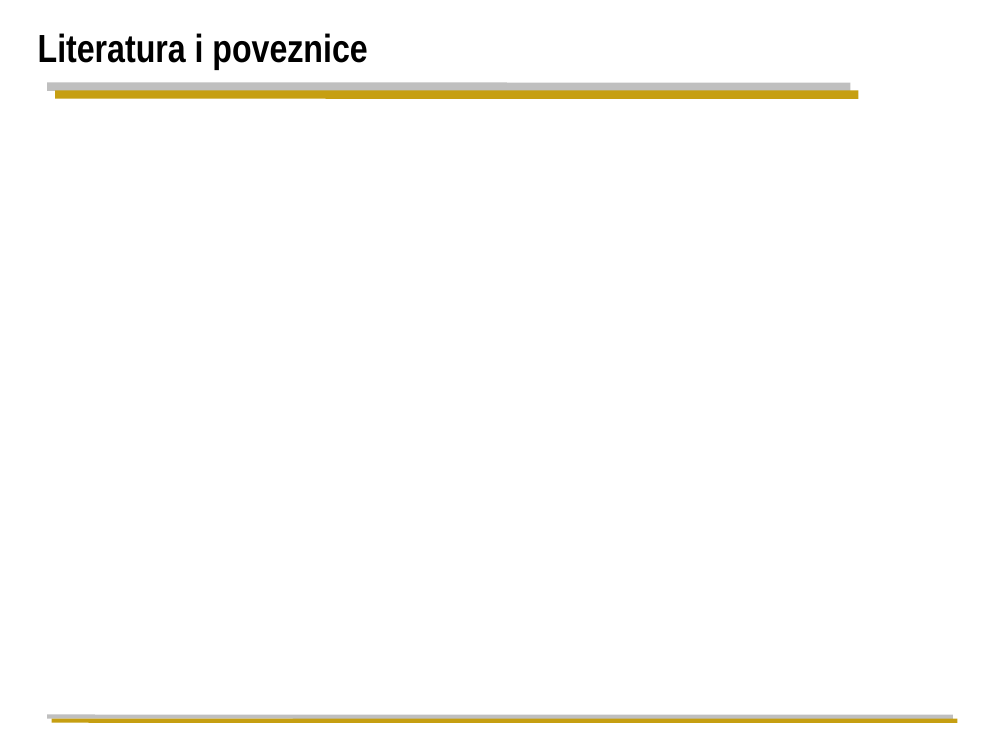
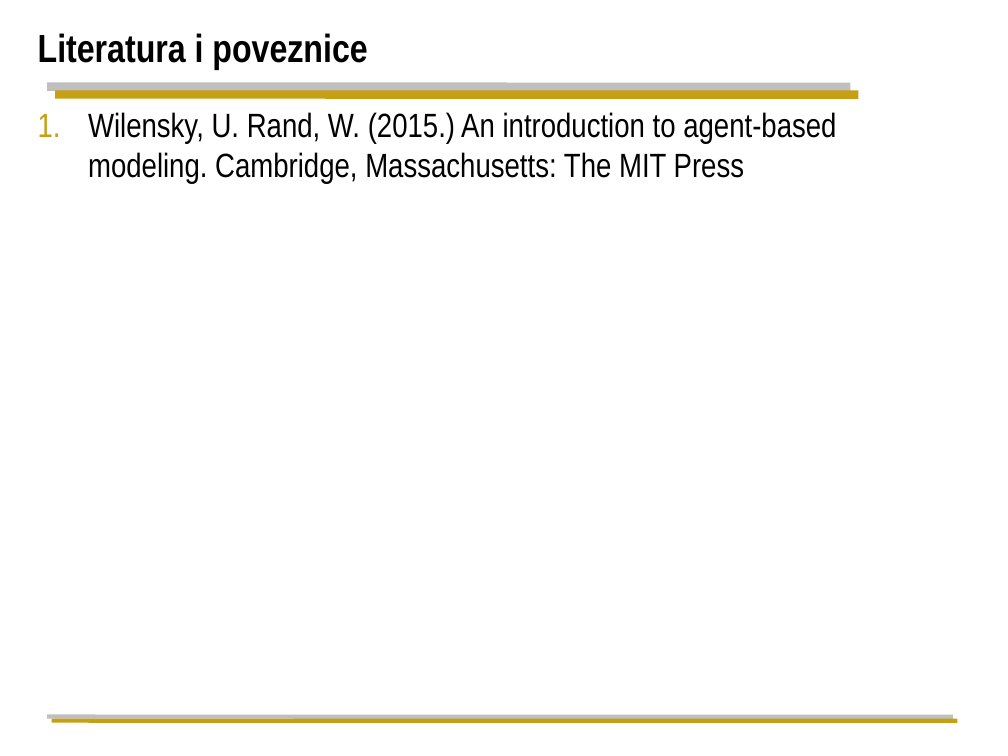
Before and after one commit to jtlicardo/abm, a slide deck: slide 21 of agent-based-modeling.pptx (slide 10 before the commit). Drawn at 1008x756 pixels with LibreOffice and Linux fonts; fonts in the diff are those of the drawing; background and template pictures are left out. Boxes give left, top, right and bottom in pixels: in the first picture for what was removed or moved away, otherwise in the second. Text is boxed around its words. In the diff, an @@ line names an element or a change of style, - is before the commit and + after.

```diff
--- a/agent-based-modeling.pptx
+++ b/agent-based-modeling.pptx
@@ text added at (x1=88, y1=112, x2=836, y2=183), 24 pt, text #000000 @@
+1. Wilensky, U. Rand, W. (2015.) An introduction to agent-based modeling. Cambridge, Massachusetts: The MIT Press
```
Also in this commit, not shown: 12 slides added, 1 slide removed.
